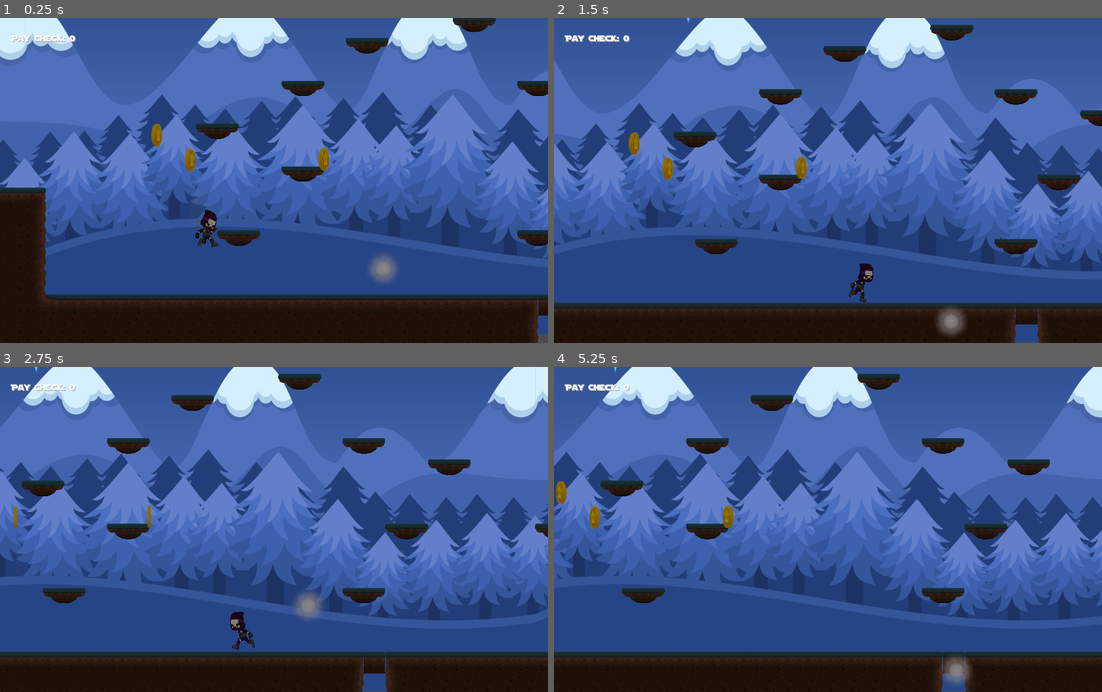
Above: before the commit, frames 1-4 (two rows, left to right).
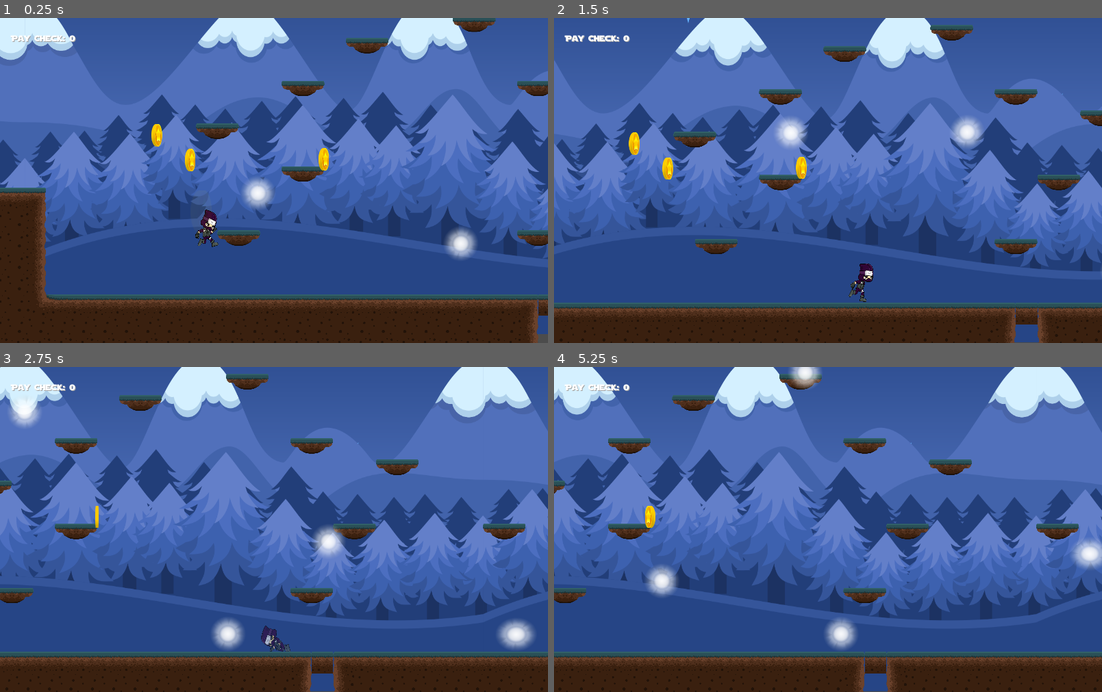
Above: after the commit, the same moments.

Repository: ahmet9cengiz/DarkLight
Game: Godot game, scene res://test.tscn
Same seed, same stepped clock (60 frames per second), same inputs: the game is played once before the commit and once after it. This scene is started directly instead of the project's main scene.
Inputs:
- Up to frame 1 (0.25 s): no input
- Up to frame 2 (1.5 s): tap Enter (ui_accept) at 0.5, 0.77 s; hold Right (ui_right) from 0.53 s (still down)
- Up to frame 3 (2.75 s): tap Enter (ui_accept) at 1.52 s; release Right (ui_right) at 2.03 s; hold Left (ui_left) from 2.03 s (still down)
- Up to frame 4 (5.25 s): release Left (ui_left) at 2.78 s; hold Right (ui_right) 2.78-4.28 s; tap Enter (ui_accept) at 3.02, 3.77, 4.52 s; hold Left (ui_left) 4.28-5.03 s; hold Right (ui_right) from 5.03 s (still down)

The runs differ from the first frame. In frame 1, 20% of the frame differs, in the area x 0-100%, y 0-100%; in frame 2, 15%; in frame 3, 40%; in frame 4, 44%.

Commit message:
flashlights are added

Diff:
--- a/DarkLightGame/NinjaBoy.gd
+++ b/DarkLightGame/NinjaBoy.gd
@@ -8,9 +8,16 @@
 var motion = Vector2()
 var canMove = true #don't allow to change direction mid-air
 
+func _ready():
+	pass
+	$effect.interpolate_property(self, 'modulate', Color(1,1,1,1), Color(1,1,1,0), 2, Tween.TRANS_QUAD, Tween.EASE_OUT)
+
 func _physics_process(delta):
 	motion.y += GRAVITY
 	var friction = false
+
+	if position.y > 608:
+		$"/root/globalScript".emit_signal("game_over")
 
 	if Input.is_action_pressed("ui_right"):
 		motion.x += ACCELERATION
@@ -43,8 +50,10 @@
 
 	motion = move_and_slide(motion, UP)
 
-
-
+func die():
+	$effect.start()
+	$NinjaBoy.play("die")
+	set_physics_process(false) #stop moving
 
 func _on_NinjaBoy_animation_finished():
 	if $NinjaBoy.animation == "die":
--- a/DarkLightGame/Player.tscn
+++ b/DarkLightGame/Player.tscn
@@ -82,7 +82,8 @@
 [node name="NinjaBoy" type="AnimatedSprite" parent="."]
 scale = Vector2( 0.712337, 0.905491 )
 frames = SubResource( 1 )
-animation = "die"
+animation = "idle"
+frame = 8
 
 [node name="CollisionShape2D" type="CollisionShape2D" parent="."]
 scale = Vector2( 18.64, 21.7387 )
@@ -97,4 +98,7 @@
 limit_smoothed = true
 smoothing_enabled = true
 editor_draw_drag_margin = true
+
+[node name="effect" type="Tween" parent="."]
 [connection signal="animation_finished" from="NinjaBoy" to="." method="_on_NinjaBoy_animation_finished"]
+[connection signal="tween_completed" from="effect" to="." method="_on_effect_tween_completed"]
--- a/DarkLightGame/flashLight.gd
+++ b/DarkLightGame/flashLight.gd
@@ -1,5 +1,6 @@
 extends Area2D
+
 
 func _on_flashLight_body_entered(body):
 	if body.name == "Player":
-		print("GAME OVER!")
+		$"/root/globalScript".emit_signal("game_over")
--- a/DarkLightGame/globalScript.gd
+++ b/DarkLightGame/globalScript.gd
@@ -1,3 +1,7 @@
 extends Node
 
+signal game_over
+
 var score = 0
+
+var life = 0
--- /dev/null
+++ b/DarkLightGame/lightContainer.gd
@@ -0,0 +1,19 @@
+extends Node2D
+
+func _ready():
+	set_process(true)
+
+func _process(delta):
+	$path1/follower.offset += 150 * delta
+	$path1/follower2.offset += 150 * delta
+	$path2/follower.offset += 250 * delta
+	$path3/follower.offset += 250 * delta
+	$path4/follower.offset += 250 * delta
+	$path5/follower.offset += 250 * delta
+	$path6/follower.offset += 250 * delta
+	$path7/follower.offset += 250 * delta
+	$path8/follower.offset += 250 * delta
+	$path9/follower.offset += 150 * delta
+	$path9/follower2.offset += 150 * delta
+	$path10/follower.offset += 150 * delta
+	$path10/follower2.offset += 150 * delta
--- a/DarkLightGame/lightContainer.tscn
+++ b/DarkLightGame/lightContainer.tscn
@@ -1,25 +1,232 @@
-[gd_scene load_steps=4 format=2]
-
-[ext_resource path="res://path1.gd" type="Script" id=1]
+[gd_scene load_steps=13 format=2]
+
+[ext_resource path="res://lightContainer.gd" type="Script" id=1]
 [ext_resource path="res://flashLight.tscn" type="PackedScene" id=2]
 
+[sub_resource type="Curve2D" id=2]
+_data = {
+"points": PoolVector2Array( 9.65767, 28.7725, -9.65767, -28.7725, 320.741, 415.138, 33.0964, 73.3877, -33.0964, -73.3877, 455.009, 321.504, 0, 79.1436, 0, -79.1436, 320.741, 226.103, -59.2138, 68.2074, 59.2138, -68.2074, 459.127, 156.342, -36.1183, -43.7448, 36.1183, 43.7448, 674.077, 125.402, -2.87795, -61.8759, 2.87795, 61.8759, 838.616, 257.517, 4.31692, -54.681, -4.31692, 54.681, 670.544, 314.437, 12.9508, -94.9723, -12.9508, 94.9723, 794.212, 411.604, -0.604008, 5.73251, 0.604008, -5.73251, 318.974, 415.138, 0, 0, 0, 0, 320.741, 415.138 )
+}
+
 [sub_resource type="Curve2D" id=1]
 _data = {
 "points": PoolVector2Array( 0, 0, 0, 0, 480.283, 575.407, -92.6009, 0.954648, 92.6009, -0.954648, 633.981, 469.035, 0, 0, 0, 0, 801.045, 575.407, 0, 0, 0, 0, 480.283, 575.407 )
 }
 
+[sub_resource type="Curve2D" id=3]
+_data = {
+"points": PoolVector2Array( 25.7416, 61.6547, -25.7416, -61.6547, 889.952, 515.595, -24.5158, 66.166, 24.5158, -66.166, 889.952, 243.412, -12.2579, -40.6018, 12.2579, 40.6018, 972.08, 243.412, 22.0643, -30.0754, -22.0643, 30.0754, 974.531, 511.084, 0, 0, 0, 0, 889.952, 515.595 )
+}
+
+[sub_resource type="Curve2D" id=4]
+_data = {
+"points": PoolVector2Array( 0, 0, 0, 0, 1486.49, 511.399, 0, 0, 0, 0, 1484.89, 417.328, 0, 0, 0, 0, 1567.31, 419.666, 0, 0, 0, 0, 1569.53, 512.083, 0, 0, 0, 0, 1601.82, 516.536, 0, 0, 0, 0, 1600.71, 419.666, 0, 0, 0, 0, 1685.33, 417.439, 0, 0, 0, 0, 1687.56, 507.629, 0, 0, 0, 0, 1726.53, 510.969, 0, 0, 0, 0, 1726.53, 257.102, 0, 0, 0, 0, 1631.89, 223.699, 0, 0, 0, 0, 1533.9, 224.812, 0, 0, 0, 0, 1446.63, 257.885, 0, 0, 0, 0, 1451.41, 512.994, 0, 0, 0, 0, 1486.49, 511.399 )
+}
+
+[sub_resource type="Curve2D" id=5]
+_data = {
+"points": PoolVector2Array( 0, 0, 0, 0, 1310.09, 513.923, 0, 0, 0, 0, 1312.04, 253.57, 0, 0, 0, 0, 1312.04, 513.923, 0, 0, 0, 0, 1310.09, 513.923 )
+}
+
+[sub_resource type="Curve2D" id=6]
+_data = {
+"points": PoolVector2Array( 0, 0, 0, 0, 2051.61, 517.784, 0, 0, 0, 0, 2467.19, 515.186, 0, 0, 0, 0, 2051.61, 517.784 )
+}
+
+[sub_resource type="Curve2D" id=7]
+_data = {
+"points": PoolVector2Array( 0, 0, 0, 0, 2559.35, 437.622, 0, 0, 0, 0, 2144.7, 437.622, 0, 0, 0, 0, 2559.14, 437.615, 0, 0, 0, 0, 2559.35, 437.622 )
+}
+
+[sub_resource type="Curve2D" id=8]
+_data = {
+"points": PoolVector2Array( 0, 0, 0, 0, 2815.91, 513.443, 0, 0, 0, 0, 2815.91, 96.8977, 0, 0, 0, 0, 2815.91, 513.443 )
+}
+
+[sub_resource type="Curve2D" id=9]
+_data = {
+"points": PoolVector2Array( -6.02933, 5.02444, 6.02933, -5.02444, 3103.76, 62.9399, -4.01955, -48.2346, 4.01955, 48.2346, 3197.75, 135.109, -4.01955, -76.3715, 4.01955, 76.3715, 3039.98, 264.342, -2.00978, -63.308, 2.00978, 63.308, 3201.1, 388.539, 31.1515, 2.00978, -31.1515, -2.00978, 3103.76, 482.527, -3.01467, 59.2884, 3.01467, -59.2884, 3034.95, 383.504, -1.00489, 63.308, 1.00489, -63.308, 3196.07, 260.985, -8.03911, 45.22, 8.03911, -45.22, 3033.27, 135.109, 0, 0, 0, 0, 3103.6, 63.0023, 0, 0, 0, 0, 3103.76, 62.9399 )
+}
+
+[sub_resource type="Curve2D" id=10]
+_data = {
+"points": PoolVector2Array( 0, 0, 0, 0, 3126.24, -192.912, 5.28889, 51.8311, -5.28889, -51.8311, 3213.55, -266.33, -1.05778, 53.9466, 1.05778, -53.9466, 3012.15, -379.398, -23.2711, 53.9466, 23.2711, -53.9466, 3228.61, -502.069, 31.7333, -30.6755, -31.7333, 30.6755, 3072.39, -643.866, 2.11555, -55.0044, -2.11555, 55.0044, 2987.41, -508.365, -5.28889, -57.12, 5.28889, 57.12, 3225.92, -382.931, 0, -63.4666, 0, 63.4666, 3029.81, -257.497, 0, 0, 0, 0, 3126.24, -194.869 )
+}
+
 [node name="lightContainer" type="Node2D"]
+script = ExtResource( 1 )
 
 [node name="path1" type="Path2D" parent="."]
+editor/display_folded = true
+curve = SubResource( 2 )
+__meta__ = {
+"_edit_group_": true
+}
+
+[node name="follower" type="PathFollow2D" parent="path1"]
+position = Vector2( 320.741, 415.138 )
+rotation = -1.56378
+
+[node name="flashLight" parent="path1/follower" instance=ExtResource( 2 )]
+position = Vector2( 0, 0 )
+
+[node name="follower2" type="PathFollow2D" parent="path1"]
+position = Vector2( 803.804, 206.285 )
+rotation = 0.64439
+offset = 933.308
+
+[node name="flashLight" parent="path1/follower2" instance=ExtResource( 2 )]
+position = Vector2( 0, 0 )
+
+[node name="path2" type="Path2D" parent="."]
+editor/display_folded = true
+position = Vector2( 134.268, -54.7671 )
 curve = SubResource( 1 )
-script = ExtResource( 1 )
-
-[node name="follower" type="PathFollow2D" parent="path1"]
+__meta__ = {
+"_edit_group_": true
+}
+
+[node name="follower" type="PathFollow2D" parent="path2"]
 position = Vector2( 480.283, 575.407 )
 rotation = -1.01957
 __meta__ = {
 "_edit_group_": true
 }
 
-[node name="flashLight" parent="path1/follower" instance=ExtResource( 2 )]
-position = Vector2( 0, 0 )
+[node name="flashLight" parent="path2/follower" instance=ExtResource( 2 )]
+position = Vector2( 0, 0 )
+
+[node name="path3" type="Path2D" parent="."]
+editor/display_folded = true
+position = Vector2( -54.3484, 22.0876 )
+scale = Vector2( 1.17391, 0.956909 )
+curve = SubResource( 3 )
+__meta__ = {
+"_edit_group_": true
+}
+
+[node name="follower" type="PathFollow2D" parent="path3"]
+position = Vector2( 889.952, 515.595 )
+rotation = -1.94928
+
+[node name="flashLight" parent="path3/follower" instance=ExtResource( 2 )]
+position = Vector2( 0, 0 )
+
+[node name="path4" type="Path2D" parent="."]
+editor/display_folded = true
+position = Vector2( 84.6221, 33.4035 )
+curve = SubResource( 4 )
+__meta__ = {
+"_edit_group_": true
+}
+
+[node name="follower" type="PathFollow2D" parent="path4"]
+position = Vector2( 1486.49, 511.399 )
+rotation = -1.58768
+
+[node name="flashLight" parent="path4/follower" instance=ExtResource( 2 )]
+position = Vector2( 0, 0 )
+
+[node name="path5" type="Path2D" parent="."]
+editor/display_folded = true
+curve = SubResource( 5 )
+__meta__ = {
+"_edit_group_": true
+}
+
+[node name="follower" type="PathFollow2D" parent="path5"]
+position = Vector2( 1310.09, 513.923 )
+rotation = -1.56326
+
+[node name="flashLight" parent="path5/follower" instance=ExtResource( 2 )]
+position = Vector2( 0, 0 )
+
+[node name="path6" type="Path2D" parent="."]
+editor/display_folded = true
+position = Vector2( 90.9072, 0 )
+curve = SubResource( 6 )
+__meta__ = {
+"_edit_group_": true
+}
+
+[node name="follower" type="PathFollow2D" parent="path6"]
+editor/display_folded = true
+position = Vector2( 2051.61, 517.784 )
+rotation = -0.00625965
+offset = 829.389
+
+[node name="flashLight" parent="path6/follower" instance=ExtResource( 2 )]
+position = Vector2( 0, 0 )
+
+[node name="path7" type="Path2D" parent="."]
+editor/display_folded = true
+curve = SubResource( 7 )
+__meta__ = {
+"_edit_group_": true
+}
+
+[node name="follower" type="PathFollow2D" parent="path7"]
+position = Vector2( 2559.35, 437.622 )
+rotation = -3.14158
+
+[node name="flashLight" parent="path7/follower" instance=ExtResource( 2 )]
+position = Vector2( 0, 0 )
+
+[node name="path8" type="Path2D" parent="."]
+editor/display_folded = true
+position = Vector2( -67.8657, 0 )
+curve = SubResource( 8 )
+__meta__ = {
+"_edit_group_": true
+}
+
+[node name="follower" type="PathFollow2D" parent="path8"]
+position = Vector2( 2815.91, 513.443 )
+rotation = -1.5708
+
+[node name="flashLight" parent="path8/follower" instance=ExtResource( 2 )]
+position = Vector2( 0, 0 )
+
+[node name="path9" type="Path2D" parent="."]
+editor/display_folded = true
+curve = SubResource( 9 )
+__meta__ = {
+"_edit_group_": true
+}
+
+[node name="follower" type="PathFollow2D" parent="path9"]
+editor/display_folded = true
+position = Vector2( 3103.76, 62.9399 )
+rotation = -0.101686
+
+[node name="flashLight" parent="path9/follower" instance=ExtResource( 2 )]
+position = Vector2( 0, 0 )
+
+[node name="follower2" type="PathFollow2D" parent="path9"]
+editor/display_folded = true
+position = Vector2( 3124.81, 479.939 )
+rotation = 2.90226
+offset = 688.573
+
+[node name="flashLight" parent="path9/follower2" instance=ExtResource( 2 )]
+position = Vector2( 0, 0 )
+
+[node name="path10" type="Path2D" parent="."]
+curve = SubResource( 10 )
+
+[node name="follower" type="PathFollow2D" parent="path10"]
+editor/display_folded = true
+position = Vector2( 3126.24, -192.912 )
+rotation = -0.254377
+
+[node name="flashLight" parent="path10/follower" instance=ExtResource( 2 )]
+position = Vector2( 0, 0 )
+
+[node name="follower2" type="PathFollow2D" parent="path10"]
+editor/display_folded = true
+position = Vector2( 3091.21, -648.627 )
+rotation = -3.08374
+offset = 837.935
+
+[node name="flashLight" parent="path10/follower2" instance=ExtResource( 2 )]
+position = Vector2( 0, 0 )
--- a/DarkLightGame/lightMask.gd
+++ b/DarkLightGame/lightMask.gd
@@ -1,8 +1,6 @@
 extends Light2D
 
 onready var effect = $lightMaskEffect
-
-signal game_over
 
 func _ready():
 	effect.interpolate_property(self, 'rotation_degrees', self.rotation_degrees, -90, 80, Tween.TRANS_QUAD, Tween.EASE_IN)
@@ -13,4 +11,4 @@
 
 func _on_Area2D_body_exited(body):
 	if body.name == "Player":
-		emit_signal("game_over")
+		$"/root/globalScript".emit_signal("game_over")
--- a/DarkLightGame/lightMask.tscn
+++ b/DarkLightGame/lightMask.tscn
@@ -7,8 +7,8 @@
 extents = Vector2( 519.085, 943.572 )
 
 [node name="lightMask" type="Light2D"]
-position = Vector2( -48.519, -1514.14 )
-scale = Vector2( 4.22554, -2.70198 )
+position = Vector2( -48.0966, -1322.62 )
+scale = Vector2( 4.22554, -2.60244 )
 texture = ExtResource( 1 )
 offset = Vector2( 562.5, -962 )
 texture_scale = 1.85
--- a/DarkLightGame/test.gd
+++ b/DarkLightGame/test.gd
@@ -7,7 +7,7 @@
 func _ready():
 	randomize()
 	screensize = get_viewport().get_size()
-	$lightMask.connect("game_over", self, "_on_game_over")
+	$"/root/globalScript".connect("game_over", self, "_on_game_over")
 	set_process(true)
 	spawnCoins(4)
 
@@ -24,5 +24,4 @@
 
 
 func _on_game_over():
-	$Player/NinjaBoy.play("die")
-	$Player.set_physics_process(false) #stop moving
+	$Player.die()
--- a/DarkLightGame/test.tscn
+++ b/DarkLightGame/test.tscn
@@ -20,3 +20,4 @@
 [node name="lightContainer" parent="." instance=ExtResource( 5 )]
 
 [node name="lightMask" parent="." instance=ExtResource( 6 )]
+visible = false
